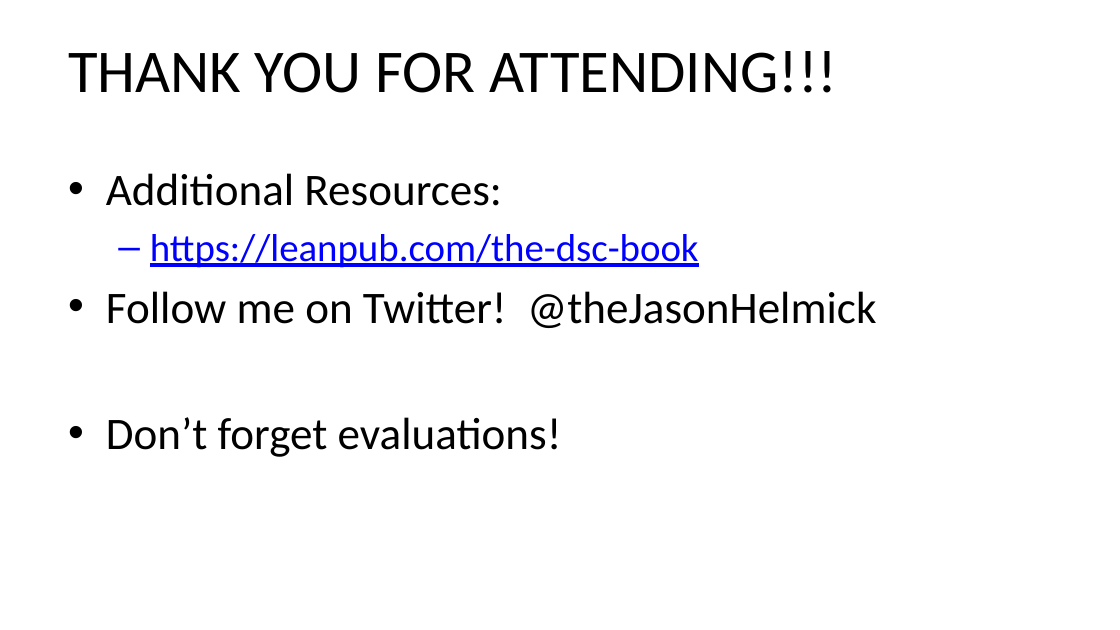
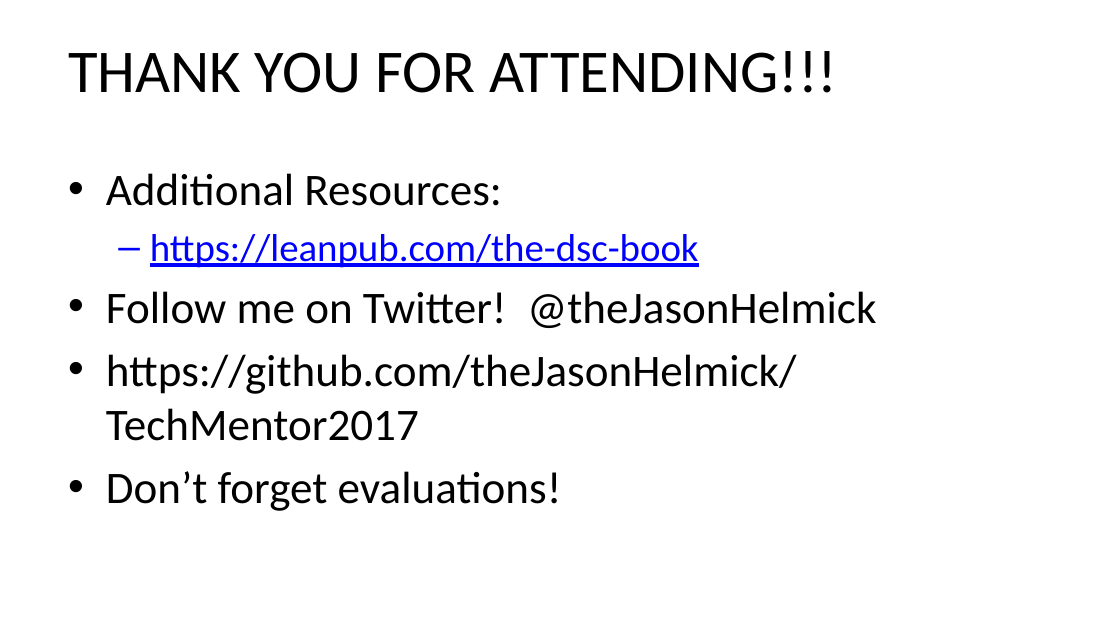
Before and after one commit to vijayraavi/TechMentor2017, a slide deck: slide 7 of W06-DSCForITOps.pptx. Drawn at 1120x630 pixels with LibreOffice and Linux fonts; fonts in the diff are those of the drawing; background and template pictures are left out. Boxes give left, top, right and bottom in pixels: in the first picture for what was removed or moved away, otherwise in the second. Text is boxed around its words. In the diff, an @@ line names an element or a change of style, - is before the commit and + after.

Commit message:
update

```diff
--- a/W06-DSCForITOps.pptx
+++ b/W06-DSCForITOps.pptx
@@ text at [106,354,797,441]: paragraph added @@
+• https://github.com/theJasonHelmick/TechMentor2017
```
